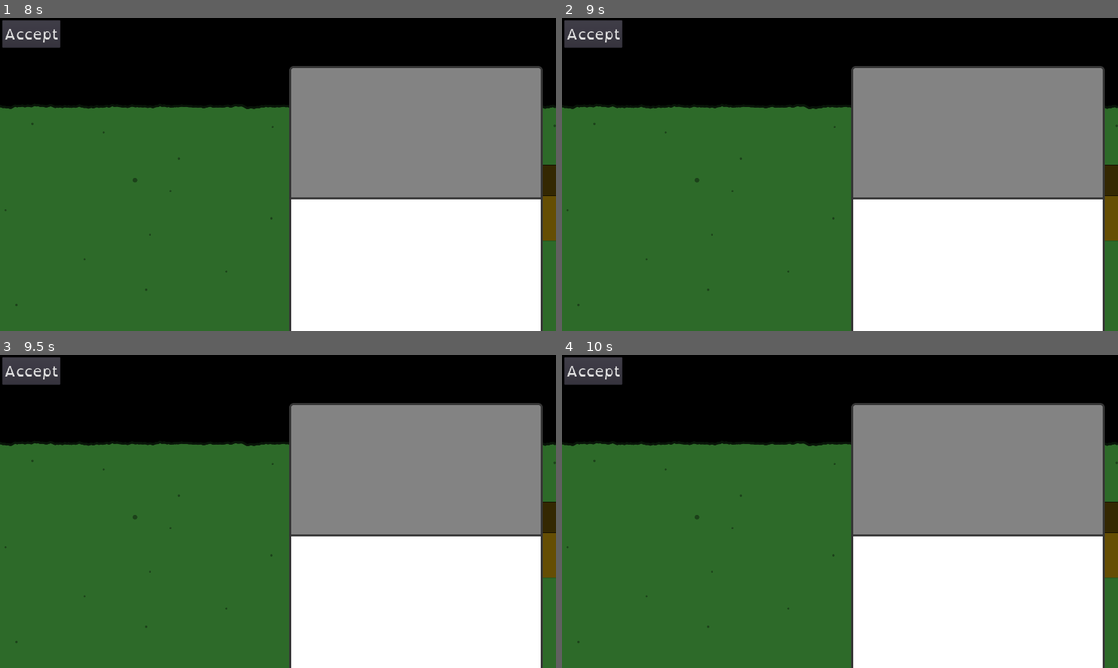
Above: before the commit, frames 1-4 (two rows, left to right).
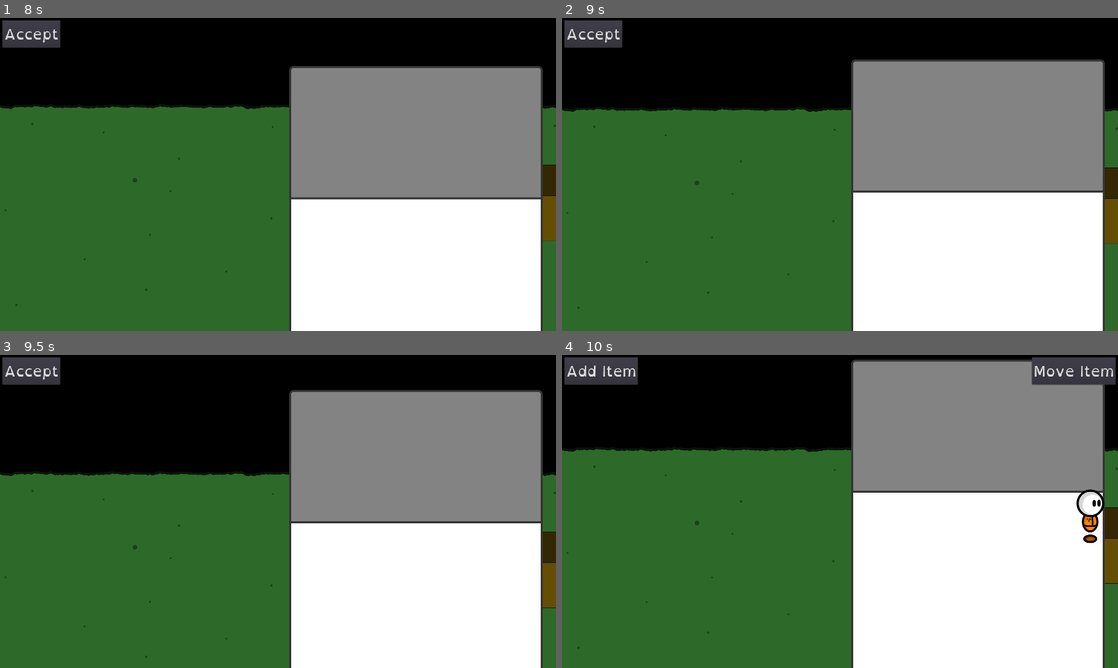
Above: after the commit, the same moments.

Repository: fupicat/szabandoned-0
Game: Godot game, scene res://Scenes/Places/House.tscn
Two runs of this game, one before a commit and one after it. Both use one fixed random seed, a clock stepped at 60 frames per second and the inputs below.
Inputs:
- Up to frame 1 (8 s): click "Add Item" at 0.5 s; click "Sofa" at 1.25 s; click "Accept" at 2 s; click "Accept" at 2.75 s; tap Enter at 3.5 s; hold X (action) 3.53-4.28 s; hold Up (up) 3.53-5.03 s; tap Tab (mode) at 3.8, 4.35, 5.3, 5.85, 6.8 s; tap X (action) at 4.55, 6.05 s; hold X (action) 5.03-5.78 s; hold Left (left) 5.03-6.53 s; hold Down (down) 6.53-7.25 s; hold Z (run) 6.53-7.25 s; click "Small Room" at 7.25 s
- Up to frame 2 (9 s): tap Space at 8 s; hold Right (right) 8.03-8.78 s; tap X (action) at 8.1 s; tap Enter at 8.75 s; hold Up (up) from 8.78 s (still down); hold Tab (mode) from 8.78 s (still down)
- Up to frame 3 (9.5 s): keep holding Up (up); keep holding Tab (mode)
- Up to frame 4 (10 s): release Up (up) at 9.53 s; release Tab (mode) at 9.53 s; hold Right (right) from 9.53 s (still down); tap X (action) at 9.6 s

Frame 1 is identical in both runs. In frame 2, 3.2% of the frame differs, in the area x 0-100%, y 13-93%; in frame 3, 10%; in frame 4, 15%, in the area x 0-100%, y 0-94%.
Error after the commit: Invalid call. Nonexistent function 'Sit (via call)' in base 'Node2D (House.gd)'. (res://Scripts/UI/ActionsUI.gd:50)

Commit message:
Rotate action + bugs

Diff:
--- a/Scenes/Placeables/Sofa.tscn
+++ b/Scenes/Placeables/Sofa.tscn
@@ -7,7 +7,7 @@
 extents = Vector2( 113.752, 35.162 )
 
 [sub_resource type="RectangleShape2D" id=2]
-extents = Vector2( 124.25, 42.559 )
+extents = Vector2( 124.25, 46.8485 )
 
 [node name="Sofa" type="StaticBody2D" groups=[
 "Interactable",
--- a/Scenes/Places/House.tscn
+++ b/Scenes/Places/House.tscn
@@ -89,6 +89,7 @@
 shape = SubResource( 2 )
 
 [node name="HouseUI" type="CanvasLayer" parent="."]
+editor/display_folded = true
 script = ExtResource( 5 )
 
 [node name="UI" type="Control" parent="HouseUI"]
--- a/Scripts/Places/House.gd
+++ b/Scripts/Places/House.gd
@@ -7,6 +7,8 @@
 var obj = null
 var place_up = true
 var place_down = true
+
+var action_obj = null
 
 func _ready():
     $Player/Camera2D.limit_left = -3500
@@ -106,3 +108,23 @@
         $Player.hide()
         move_mode = false
         movethis.move = true
+
+# Actions
+
+func Rotate(var upper):
+    var path = upper.get_node('Sprite').texture.resource_path
+    if path.ends_with('Side.png'):
+        path = path.replace('Side.png', '')
+        if upper.scale.x == 1:
+            upper.get_node('Sprite').texture = load(path + 'Front.png')
+        if upper.scale.x == -1:
+            upper.scale.x = 1
+            upper.get_node('Sprite').texture = load(path + 'Back.png')
+    elif path.ends_with('Front.png'):
+        path = path.replace('Front.png', '')
+        upper.scale.x = -1
+        upper.get_node('Sprite').texture = load(path + 'Side.png')
+    elif path.ends_with('Back.png'):
+        path = path.replace('Back.png', '')
+        upper.scale.x = 1
+        upper.get_node('Sprite').texture = load(path + 'Side.png')
--- a/Scripts/Player.gd
+++ b/Scripts/Player.gd
@@ -24,7 +24,7 @@
     move_and_slide(move, Vector2(0, -1))
 
 func _input(event):
-    if event.is_action_pressed("action") and !get_parent().edit_mode and !$Actions.select:
+    if event.is_action_pressed("action") and !get_parent().edit_mode:
         var inters = get_tree().get_nodes_in_group("Interactable")
         if len(inters) > 0:
             var onmes = []
@@ -33,16 +33,13 @@
                 if node.on_me:
                     onmes.append(node)
             var lookings = []
-            print('onmes = ' + str(onmes))
             for node in onmes: # Get all nodes the player is looking at.
-                if ($Scrat.scale.x > 0 and node.global_position.x > global_position.x) or ($Scrat.scale.x < 0 and node.global_position.x < global_position.x):
+                if ($Scrat.scale.x > 0 and node.global_position.x > global_position.x) or ($Scrat.scale.x < 0 and node.global_position.x < global_position.x) and !$Actions.visible:
                     lookings.append(node)
             if len(lookings) > 0:
                 upper = lookings[0]
-                print('lookings = ' + str(lookings))
                 for node in lookings:
                     if node.z_index > upper.z_index:
                         upper = node
-                print('upper = ' + str(upper))
                 if len(upper.interact) > 0:
                     $Actions.menu(upper, upper.interact)
--- a/Scripts/UI/ActionsUI.gd
+++ b/Scripts/UI/ActionsUI.gd
@@ -45,6 +45,9 @@
         get_node('Menu/' + active).modulate = Color(0.215686, 0.219608, 1)
 
 func _input(event):
-    if event.is_action_pressed("action"):
+    if event.is_action_pressed("action") and select:
         if active != '':
-            print(the_actions[get_node('Menu/' + active).get_position_in_parent()])
+            get_parent().get_parent().call(the_actions[get_node('Menu/' + active).get_position_in_parent()], the_obj)
+        get_parent().can_walk = true
+        select = false
+        hide()
